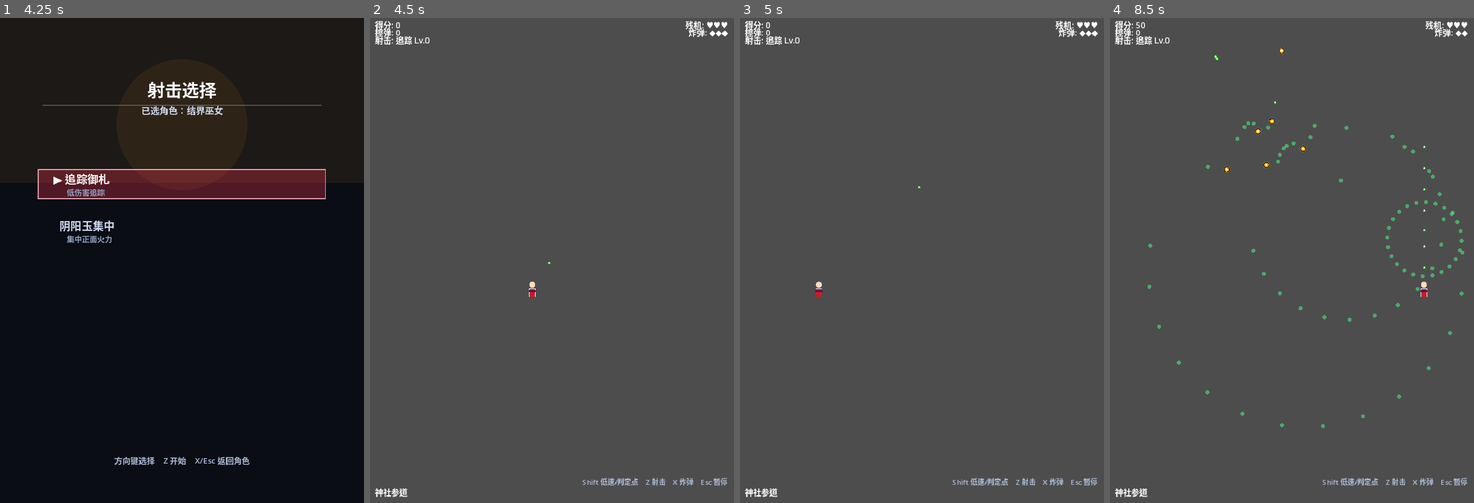
Above: before the commit, frames 1-4 (left to right).
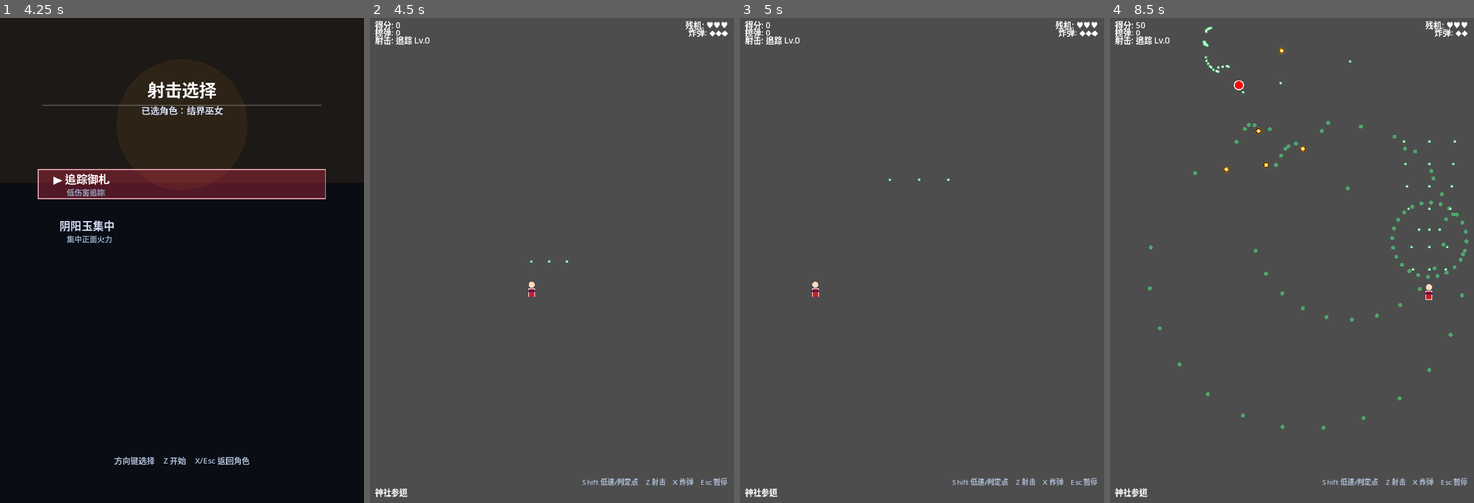
Above: after the commit, the same moments.

Repository: wuhao-pyquant/touhou
Game: Godot game, scene res://scenes/main.tscn
The game is run twice, just before and just after one commit, with the same random seed, the same clock (stepped at 60 frames per second) and the same inputs.
Inputs:
- Up to frame 1 (4.25 s): tap Enter at 0.5, 2, 3.5 s; hold D (move_right) 0.53-1.28 s; hold Z (shoot) 0.53-1.28 s; tap Shift at 0.8, 1.35 s; tap Space at 1.25, 2.75 s; hold S (move_down) 1.28-2.03 s; tap Z (shoot) at 1.55, 2.85 s; hold D (move_right) 2.03-2.78 s; hold Shift 2.03-2.78 s; tap X (bomb) at 2.1 s; hold W (move_up) 2.78-3.53 s; hold A (move_left) from 3.53 s (still down); hold Shift from 3.53 s (still down)
- Up to frame 2 (4.5 s): keep holding A (move_left); tap Space at 4.25 s; release Shift at 4.28 s; tap Z (shoot) at 4.35 s
- Up to frame 3 (5 s): keep holding A (move_left)
- Up to frame 4 (8.5 s): release A (move_left) at 5.03 s; hold S (move_down) 5.03-5.78 s; hold Shift 5.03-5.78 s; hold D (move_right) 5.78-6.53 s; tap X (bomb) at 5.85 s; tap Z (shoot) at 6.05, 7.55 s; hold W (move_up) 6.53-7.28 s; hold Z (shoot) 6.53-7.28 s; tap Shift at 6.8, 7.35, 8.3 s; hold D (move_right) 7.28-8.03 s; hold S (move_down) from 8.03 s (still down); hold Z (shoot) from 8.03 s (still down)

Frame 1 is identical in both runs. In frame 2, less than 0.1% of the frame differs, in the area x 43-55%, y 49-58%; in frame 3, less than 0.1%; in frame 4, 1.2%, in the area x 10-99%, y 1-85%.
Error before the commit: Invalid call. Nonexistent 'String' constructor. (res://scripts/main.gd:1275)
Error after the commit: Invalid call. Nonexistent 'String' constructor. (res://scripts/main.gd:1291)

Commit message:
feat: add six selected shot types

Diff:
--- a/scripts/main.gd
+++ b/scripts/main.gd
@@ -44,6 +44,7 @@
 var audio_manager_ref: Object = null
 var performance_monitor_ref: Node = null
 var ui_model: Object = load("res://scripts/ui/ui_model.gd").new()
+var shot_executor: Object = load("res://scripts/player/player_shot_executor.gd").new()
 var main_menu_cursor: int = 0
 var character_menu_cursor: int = 0
 var shot_menu_cursor: int = 0
@@ -191,18 +192,35 @@
 
 func _bullet_type_for_shot_id(shot_id: String) -> int:
 	_resolve_singletons()
-	var spread_type: int = game_manager_ref.BulletType.SPREAD if game_manager_ref else 0
-	var linear_type: int = game_manager_ref.BulletType.LINEAR if game_manager_ref else 1
-	var homing_type: int = game_manager_ref.BulletType.HOMING if game_manager_ref else 2
-	match shot_id:
-		"yin_yang_focus", "magic_laser":
-			return linear_type
-		"ofuda_trace", "returning_spirit_blades":
-			return homing_type
-		"stardust_spread", "sword_wave_fan":
-			return spread_type
-		_:
-			return spread_type
+	var db = load("res://scripts/data/game_database.gd").new()
+	var shot_profile: Dictionary = db.shot_profile_by_id(shot_id)
+	if shot_profile.is_empty():
+		return game_manager_ref.BulletType.SPREAD if game_manager_ref else 0
+	return shot_executor.bullet_type_for_shot(shot_profile, game_manager_ref)
+
+func _selected_shot_profile() -> Dictionary:
+	_resolve_singletons()
+	if game_manager_ref and game_manager_ref.has_method("selected_shot_profile"):
+		return game_manager_ref.selected_shot_profile()
+	return {}
+
+func _spawn_player_bullet_spec(spec: Dictionary) -> void:
+	_spawn_bullet_player(
+		float(spec.position.x),
+		float(spec.position.y),
+		float(spec.velocity.x),
+		float(spec.velocity.y),
+		float(spec.radius),
+		spec.color,
+		float(spec.damage),
+		bool(spec.homing),
+		int(spec.btype),
+		bool(spec.get("persist", false)),
+		float(spec.lifetime)
+	)
+
+func _shot_executor_fire_pattern(shot_profile: Dictionary, level: int, focused: bool, origin: Vector2) -> Array:
+	return shot_executor.fire_pattern(shot_profile, level, focused, origin)
 
 func _sync_character_cursor_to_selected() -> void:
 	if not game_manager_ref:
@@ -305,7 +323,6 @@
 	_resolve_singletons()
 	var selected_protagonist_id: String = String(game_manager_ref.selected_protagonist_id)
 	var selected_shot_id: String = String(game_manager_ref.selected_shot_id)
-	var selected_bullet_type: int = _bullet_type_for_shot_id(selected_shot_id)
 	var selected_practice_mode: bool = bool(game_manager_ref.practice_mode)
 	var selected_settings: Dictionary = game_manager_ref.settings.duplicate(true)
 	game_manager_ref.reset()
@@ -313,7 +330,7 @@
 	game_manager_ref.selected_shot_id = selected_shot_id
 	game_manager_ref.practice_mode = selected_practice_mode
 	game_manager_ref.settings = selected_settings
-	game_manager_ref.switch_bullet_type(selected_bullet_type)
+	game_manager_ref.apply_selected_shot()
 	_apply_runtime_settings()
 	game_manager_ref.state = "stage"
 	_set_active_stage(1)
@@ -474,7 +491,7 @@
 		return
 	var selected_shot_id: String = String(entries[shot_menu_cursor].get("id", ""))
 	game_manager_ref.selected_shot_id = selected_shot_id
-	game_manager_ref.switch_bullet_type(_bullet_type_for_shot_id(selected_shot_id))
+	game_manager_ref.apply_selected_shot()
 	_start_game()
 
 func _update_settings_menu() -> void:
@@ -954,7 +971,7 @@
 	if player_bombing: _update_bomb(delta)
 
 	var focus: bool = Input.is_key_pressed(KEY_SHIFT)
-	var speed: float = game_manager_ref.PLAYER_SPEED_LOW if focus else game_manager_ref.PLAYER_SPEED_HIGH
+	var speed: float = game_manager_ref.selected_speed_low() if focus else game_manager_ref.selected_speed_high()
 	var dx: float = Input.get_axis("move_left", "move_right")
 	var dy: float = Input.get_axis("move_up", "move_down")
 	if dx != 0 and dy != 0: dx *= 0.7071; dy *= 0.7071
@@ -965,20 +982,19 @@
 
 	player_fire_cooldown -= delta
 	if Input.is_action_pressed("shoot") and player_fire_cooldown <= 0:
-		player_fire_cooldown = game_manager_ref.PLAYER_FIRE_INTERVAL / 60.0
+		player_fire_cooldown = game_manager_ref.selected_fire_interval_frames() / 60.0
 		_shoot()
 
 	if Input.is_action_just_pressed("bomb") and game_manager_ref.bombs > 0 and not player_deathbomb_primed and not player_bombing:
 		_start_bomb()
 
 func _shoot():
+	var shot_profile := _selected_shot_profile()
 	var level: int = game_manager_ref.power_level()
-	var bt: int = game_manager_ref.bullet_type
-	var dmg_val: float = game_manager_ref.BULLET_DMG[bt]
-	match bt:
-		game_manager_ref.BulletType.SPREAD: _shoot_spread(level, dmg_val)
-		game_manager_ref.BulletType.LINEAR: _shoot_linear(level, dmg_val)
-		game_manager_ref.BulletType.HOMING: _shoot_homing(level, dmg_val)
+	var focused := Input.is_key_pressed(KEY_SHIFT)
+	var specs: Array = _shot_executor_fire_pattern(shot_profile, level, focused, Vector2(player_x, player_y))
+	for spec in specs:
+		_spawn_player_bullet_spec(spec)
 	# Throttle shoot SFX so 20 Hz fire doesn't sound like a machine-gun
 	_sfx_shoot_skip = (_sfx_shoot_skip + 1) % 2
 	if _sfx_shoot_skip == 0 and audio_manager_ref:
--- /dev/null
+++ b/scripts/player/player_shot_executor.gd
@@ -0,0 +1,119 @@
+extends RefCounted
+class_name PlayerShotExecutor
+
+func bullet_type_for_shot(shot_profile: Dictionary, game_manager_ref: Object) -> int:
+	var bullet_type_name := String(shot_profile.get("bullet_type", "spread"))
+	match bullet_type_name:
+		"linear":
+			return game_manager_ref.BulletType.LINEAR
+		"homing":
+			return game_manager_ref.BulletType.HOMING
+		_:
+			return game_manager_ref.BulletType.SPREAD
+
+func fire_pattern(shot_profile: Dictionary, power_level: int, focused: bool, origin: Vector2) -> Array:
+	var pattern_id := String(shot_profile.get("pattern_id", ""))
+	var level := clampi(power_level, 0, 5)
+	match pattern_id:
+		"miko_tracking_ofuda":
+			return _miko_tracking_ofuda(shot_profile, level, focused, origin)
+		"miko_yinyang_focus":
+			return _miko_yinyang_focus(shot_profile, level, focused, origin)
+		"magician_stardust_spread":
+			return _magician_stardust_spread(shot_profile, level, focused, origin)
+		"magician_magic_laser":
+			return _magician_magic_laser(shot_profile, level, focused, origin)
+		"swordswoman_wave_fan":
+			return _swordswoman_wave_fan(shot_profile, level, focused, origin)
+		"swordswoman_returning_blades":
+			return _swordswoman_returning_blades(shot_profile, level, focused, origin)
+		_:
+			return _magician_stardust_spread(shot_profile, level, focused, origin)
+
+func _shot_spec(shot_profile: Dictionary, position: Vector2, velocity: Vector2, radius: float, damage_multiplier: float, homing: bool, btype: int, lifetime: float) -> Dictionary:
+	return {
+		"position": position,
+		"velocity": velocity,
+		"radius": radius,
+		"color": shot_profile.get("color", Color.WHITE),
+		"damage": float(shot_profile.get("base_damage", 1.0)) * damage_multiplier,
+		"homing": homing,
+		"btype": btype,
+		"persist": false,
+		"lifetime": lifetime,
+	}
+
+func _miko_tracking_ofuda(shot_profile: Dictionary, level: int, focused: bool, origin: Vector2) -> Array:
+	var specs: Array = []
+	var offsets := [-30.0, 0.0, 30.0] if level < 3 else [-48.0, -24.0, 0.0, 24.0, 48.0]
+	if focused:
+		offsets = [-28.0, -14.0, 0.0, 14.0, 28.0] if level >= 3 else [-16.0, 0.0, 16.0]
+	var speed := float(shot_profile.get("bullet_speed", 5.4))
+	for offset in offsets:
+		specs.append(_shot_spec(shot_profile, origin + Vector2(offset, -20.0), Vector2(offset * 0.025, -speed), 3.2, 1.0, true, 2, 150.0))
+	if level >= 5:
+		specs.append(_shot_spec(shot_profile, origin + Vector2(-64.0, -14.0), Vector2(-0.9, -speed * 0.92), 3.0, 0.9, true, 2, 160.0))
+		specs.append(_shot_spec(shot_profile, origin + Vector2(64.0, -14.0), Vector2(0.9, -speed * 0.92), 3.0, 0.9, true, 2, 160.0))
+	return specs
+
+func _miko_yinyang_focus(shot_profile: Dictionary, level: int, focused: bool, origin: Vector2) -> Array:
+	var specs: Array = []
+	var speed := float(shot_profile.get("bullet_speed", 9.2))
+	var offsets := [0.0]
+	if level >= 3:
+		offsets = [-7.0, 7.0] if focused else [-10.0, 0.0, 10.0]
+	for offset in offsets:
+		specs.append(_shot_spec(shot_profile, origin + Vector2(offset, -19.0), Vector2(0.0, -speed), 5.3, 1.15, false, 1, 110.0))
+	return specs
+
+func _magician_stardust_spread(shot_profile: Dictionary, level: int, focused: bool, origin: Vector2) -> Array:
+	var specs: Array = []
+	var offsets := [-28.0, -14.0, 0.0, 14.0, 28.0] if level >= 3 else [-12.0, 0.0, 12.0]
+	if level >= 5:
+		offsets = [-40.0, -28.0, -14.0, 0.0, 14.0, 28.0, 40.0]
+	if focused:
+		offsets = [-22.0, -11.0, 0.0, 11.0, 22.0]
+	var speed := float(shot_profile.get("bullet_speed", 7.4))
+	for offset in offsets:
+		specs.append(_shot_spec(shot_profile, origin + Vector2(offset, -18.0), Vector2(offset * 0.08, -speed), 4.0, 1.0, false, 0, 95.0))
+	return specs
+
+func _magician_magic_laser(shot_profile: Dictionary, level: int, focused: bool, origin: Vector2) -> Array:
+	var specs: Array = []
+	var speed := float(shot_profile.get("bullet_speed", 11.0))
+	var offsets := [0.0]
+	if level >= 5 and not focused:
+		offsets = [-5.0, 5.0]
+	elif level >= 4 and focused:
+		offsets = [-3.0, 0.0, 3.0]
+	for offset in offsets:
+		specs.append(_shot_spec(shot_profile, origin + Vector2(offset, -22.0), Vector2(0.0, -speed), 6.5, 1.28, false, 1, 125.0))
+	return specs
+
+func _swordswoman_wave_fan(shot_profile: Dictionary, level: int, focused: bool, origin: Vector2) -> Array:
+	var specs: Array = []
+	var offsets := [-24.0, -12.0, 0.0, 12.0, 24.0]
+	if level >= 5:
+		offsets = [-40.0, -30.0, -20.0, -10.0, 0.0, 10.0, 20.0, 30.0, 40.0]
+	elif level >= 4:
+		offsets = [-30.0, -20.0, -10.0, 0.0, 10.0, 20.0, 30.0]
+	if focused:
+		offsets = [-26.0, -13.0, 0.0, 13.0, 26.0]
+	var speed := float(shot_profile.get("bullet_speed", 8.0))
+	for offset in offsets:
+		specs.append(_shot_spec(shot_profile, origin + Vector2(offset, -17.0), Vector2(offset * 0.055, -speed), 4.5, 1.0, false, 0, 100.0))
+	return specs
+
+func _swordswoman_returning_blades(shot_profile: Dictionary, level: int, focused: bool, origin: Vector2) -> Array:
+	var specs: Array = []
+	var offsets := [-24.0, 0.0, 24.0]
+	if level >= 5:
+		offsets = [-40.0, -20.0, 0.0, 20.0, 40.0]
+	elif level >= 4:
+		offsets = [-32.0, -10.0, 10.0, 32.0]
+	if focused:
+		offsets = [-24.0, -8.0, 8.0, 24.0] if level >= 4 else [-16.0, 0.0, 16.0]
+	var speed := float(shot_profile.get("bullet_speed", 6.4))
+	for offset in offsets:
+		specs.append(_shot_spec(shot_profile, origin + Vector2(offset, -20.0), Vector2(offset * 0.03, -speed), 4.2, 1.0, true, 2, 190.0))
+	return specs
--- /dev/null
+++ b/tests/assert_phase3_shot_patterns.gd
@@ -0,0 +1,113 @@
+extends SceneTree
+
+var failed := false
+
+func _fail(message: String) -> void:
+	if failed:
+		return
+	failed = true
+	push_error(message)
+	quit(1)
+
+func _assert(condition: bool, message: String) -> bool:
+	if not condition:
+		_fail(message)
+		return false
+	return true
+
+func _assert_equal(actual, expected, message: String) -> bool:
+	if actual != expected:
+		_fail("%s Expected %s, got %s" % [message, expected, actual])
+		return false
+	return true
+
+func _active_player_bullets(main_shell: Node) -> Array:
+	var result: Array = []
+	for bullet in main_shell.bullet_pool:
+		if bullet.get("active", false) and bullet.get("type", "") == "player":
+			result.append(bullet)
+	return result
+
+func _verify_executor_patterns() -> void:
+	var db = load("res://scripts/data/game_database.gd").new()
+	var gm = load("res://autoload/game_manager.gd").new()
+	var executor_script = load("res://scripts/player/player_shot_executor.gd")
+	if not _assert(executor_script != null, "Could not load player_shot_executor.gd"):
+		gm.free()
+		return
+	var executor = executor_script.new()
+	var expected := {
+		"ofuda_trace": {"type": gm.BulletType.HOMING, "homing": true, "min_count": 3},
+		"yin_yang_focus": {"type": gm.BulletType.LINEAR, "homing": false, "min_count": 1},
+		"stardust_spread": {"type": gm.BulletType.SPREAD, "homing": false, "min_count": 5},
+		"magic_laser": {"type": gm.BulletType.LINEAR, "homing": false, "min_count": 1},
+		"sword_wave_fan": {"type": gm.BulletType.SPREAD, "homing": false, "min_count": 5},
+		"returning_spirit_blades": {"type": gm.BulletType.HOMING, "homing": true, "min_count": 3},
+	}
+	for shot_id in expected.keys():
+		var shot: Dictionary = db.shot_profile_by_id(shot_id)
+		var specs: Array = executor.fire_pattern(shot, 5, false, Vector2(360, 540))
+		_assert(specs.size() >= int(expected[shot_id].min_count), "%s should spawn enough bullets at full power" % shot_id)
+		_assert_equal(executor.bullet_type_for_shot(shot, gm), int(expected[shot_id].type), "%s bullet type mismatch." % shot_id)
+		var saw_homing := false
+		var saw_damage := false
+		for spec in specs:
+			_assert(spec.has("position") and spec.has("velocity") and spec.has("radius") and spec.has("color") and spec.has("damage") and spec.has("homing") and spec.has("btype") and spec.has("lifetime"), "%s spec missing required keys: %s" % [shot_id, spec])
+			if bool(spec.homing):
+				saw_homing = true
+			if float(spec.damage) >= float(shot.base_damage):
+				saw_damage = true
+		_assert_equal(saw_homing, bool(expected[shot_id].homing), "%s homing contract mismatch." % shot_id)
+		_assert(saw_damage, "%s should use profile damage." % shot_id)
+	var laser_specs: Array = executor.fire_pattern(db.shot_profile_by_id("magic_laser"), 5, true, Vector2(360, 540))
+	var spread_specs: Array = executor.fire_pattern(db.shot_profile_by_id("stardust_spread"), 5, false, Vector2(360, 540))
+	_assert(float(laser_specs[0].damage) > float(spread_specs[0].damage), "Magic laser should out-damage stardust spread per bullet.")
+	gm.free()
+
+func _verify_main_uses_selected_shot() -> void:
+	var gm = load("res://autoload/game_manager.gd").new()
+	var main_script = load("res://scripts/main.gd")
+	if not _assert(main_script != null, "Could not load main.gd"):
+		gm.free()
+		return
+	var main_shell = main_script.new()
+	main_shell.game_manager_ref = gm
+	main_shell._resolve_singletons()
+	for method in ["_selected_shot_profile", "_spawn_player_bullet_spec", "_shot_executor_fire_pattern"]:
+		if not _assert(main_shell.has_method(method), "Main missing method %s" % method):
+			main_shell.free()
+			gm.free()
+			return
+	main_shell.bullet_pool = []
+	for i in range(96):
+		main_shell.bullet_pool.append(main_shell._make_bullet())
+	main_shell.player_x = 360.0
+	main_shell.player_y = 540.0
+	gm.shared_power = 50
+	gm.selected_protagonist_id = "magician"
+	gm.selected_shot_id = "magic_laser"
+	gm.apply_selected_shot()
+	main_shell._shoot()
+	var laser_bullets := _active_player_bullets(main_shell)
+	_assert(laser_bullets.size() > 0, "Main should spawn selected magic_laser bullets.")
+	var laser_damage := float(laser_bullets[0].damage)
+	for bullet in laser_bullets:
+		bullet.active = false
+	gm.selected_protagonist_id = "miko"
+	gm.selected_shot_id = "ofuda_trace"
+	gm.apply_selected_shot()
+	main_shell._shoot()
+	var ofuda_bullets := _active_player_bullets(main_shell)
+	_assert(ofuda_bullets.size() > laser_bullets.size(), "Ofuda tracking shot should spawn wider coverage than magic laser.")
+	_assert(float(ofuda_bullets[0].damage) < laser_damage, "Ofuda tracking shot should have lower per-bullet damage than magic laser.")
+	main_shell.free()
+	gm.free()
+
+func _init() -> void:
+	_verify_executor_patterns()
+	if failed:
+		return
+	_verify_main_uses_selected_shot()
+	if failed:
+		return
+	quit(0)
